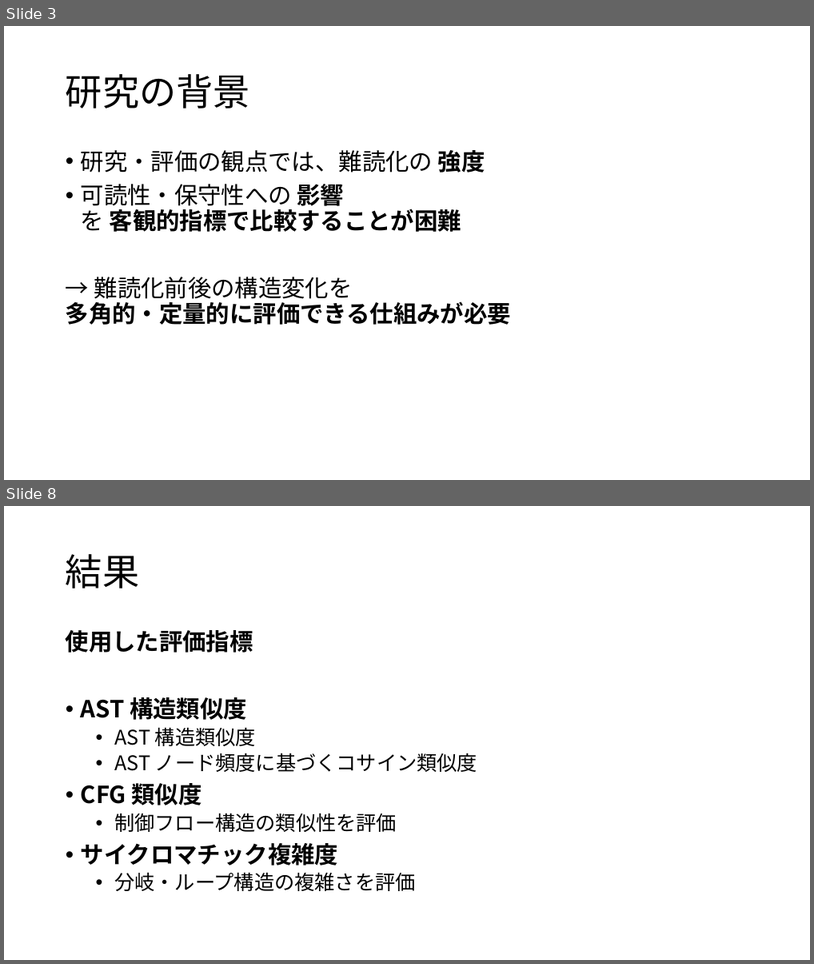
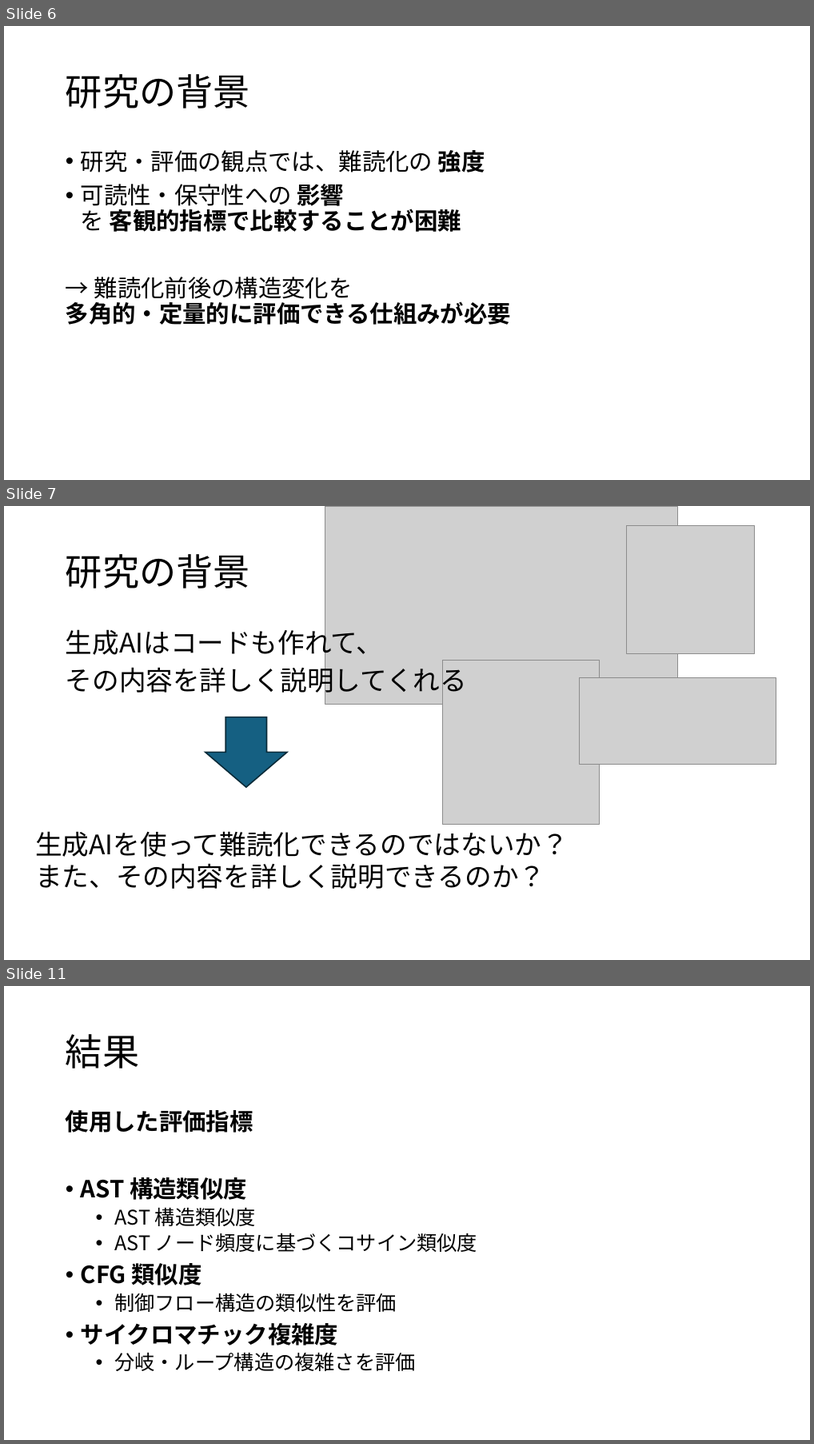
Before and after one commit to tamadalab/2025bthesis_kondo, a slide deck: 卒研プレゼン.pptx. Shown one above the other, each under a label of ours: slides 3 and 8 before the commit, slides 6, 7 and 11 after it; the slides between them are not shown. The pictures are 814x964 and 814x1444 pixels, drawn with LibreOffice and Linux fonts; fonts in the diff are those of the drawing; grey boxes stand for pictures. Boxes give left, top, right and bottom in pixels: in the first picture for what was removed or moved away, otherwise in the second. Text is boxed around its words. In the diff, an @@ line names an element or a change of style, - is before the commit and + after.

```diff
--- a/卒研プレゼン.pptx
+++ b/卒研プレゼン.pptx
@@ slide 7 added at [4, 506, 810, 960], background #FFFFFF @@
@@ picture added at [326, 506, 678, 704] @@
@@ picture added at [627, 525, 755, 654] @@
@@ title added at [66, 554, 250, 588], 44 pt, text #000000 @@
+研究の背景
@@ text added at [66, 625, 467, 698], 32 pt, text #000000 @@
+生成AIはコードも作れて、
+その内容を詳しく説明してくれる
@@ picture added at [442, 660, 599, 824] @@
@@ picture added at [579, 678, 777, 764] @@
@@ down arrow added at [206, 717, 288, 788], fill #156082, outline #092A39 1.5 pt @@
@@ text added at [35, 831, 569, 888], 32 pt, text #000000 @@
+生成AIを使って難読化できるのではないか？
+また、その内容を詳しく説明できるのか？
@@ what was slide 3 is now slide 6 @@
@@ what was slide 8 is now slide 11 @@
```
Also in this commit, not shown: 5 slides changed, 6 other slides added, 3 slides removed, 1 other file.
